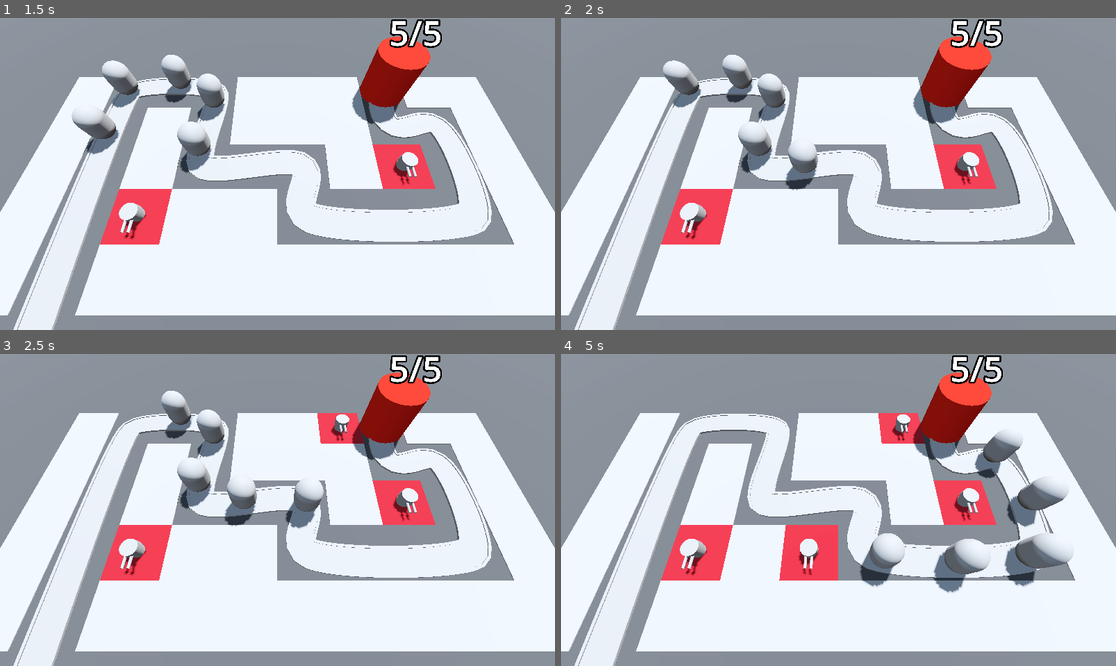
Above: before the commit, frames 1-4 (two rows, left to right).
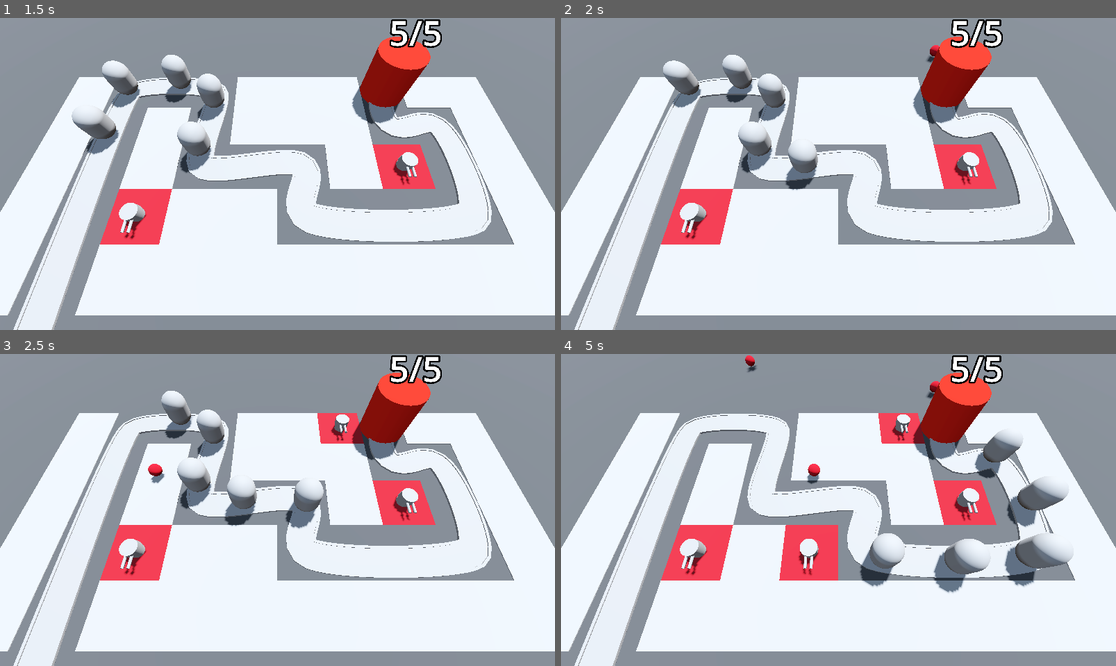
Above: after the commit, the same moments.

Repository: JonathanCarey13/BarbarrianBlaste
Game: Godot game, scene res://BaseLevel.tscn
Same seed, same stepped clock (60 frames per second), same inputs: the game is played once before the commit and once after it.
Inputs (mouse positions are in pixels of both pictures, inside the frame that each line leads up to):
- Up to frame 1 (1.5 s): move the mouse to (399, 158) at 0.52 s; press the mouse at (399, 158) at 0.53 s; move the mouse to (166, 189) at 1.27 s; release the mouse at (166, 189) at 1.28 s; click (166, 189) at 1.35 s
- Up to frame 2 (2 s): no input
- Up to frame 3 (2.5 s): move the mouse to (333, 441) at 2.02 s; press the mouse at (333, 441) at 2.03 s
- Up to frame 4 (5 s): move the mouse to (810, 572) at 2.77 s; release the mouse at (810, 572) at 2.78 s; click (810, 572) at 2.85 s; move the mouse to (1005, 556) at 3.52 s; press the mouse at (1005, 556) at 3.53 s; move the mouse to (672, 463) at 4.27 s; release the mouse at (672, 463) at 4.28 s; click (672, 463) at 4.35 s

Frame 1 is identical in both runs. In frame 2, less than 0.1% of the frame differs, in the area x 65-69%, y 8-15%; in frame 3, 0.1%; in frame 4, 0.3%, in the area x 33-69%, y 0-42%.

Commit message:
added timers

Diff:
--- /dev/null
+++ b/Turret/projectile.gd
@@ -0,0 +1,13 @@
+extends Area3D
+
+var direction := Vector3.FORWARD
+var bullet := CollisionShape3D
+
+@export var speed := 30.0
+
+func _physics_process(delta: float) -> void:
+	position += direction * speed * delta
+
+
+func _on_timer_timeout() -> void:
+	queue_free()
--- /dev/null
+++ b/Turret/projectile.tscn
@@ -0,0 +1,28 @@
+[gd_scene load_steps=5 format=3 uid="uid://dqso1eefuhm66"]
+
+[ext_resource type="Script" path="res://Turret/projectile.gd" id="1_oit2p"]
+
+[sub_resource type="StandardMaterial3D" id="StandardMaterial3D_boqoe"]
+albedo_color = Color(0.653443, 0.0156496, 0.0985351, 1)
+
+[sub_resource type="SphereMesh" id="SphereMesh_jq3fb"]
+material = SubResource("StandardMaterial3D_boqoe")
+
+[sub_resource type="SphereShape3D" id="SphereShape3D_ucraa"]
+
+[node name="Projectile" type="Area3D"]
+top_level = true
+script = ExtResource("1_oit2p")
+
+[node name="MeshInstance3D" type="MeshInstance3D" parent="."]
+mesh = SubResource("SphereMesh_jq3fb")
+
+[node name="CollisionShape3D" type="CollisionShape3D" parent="."]
+shape = SubResource("SphereShape3D_ucraa")
+
+[node name="Timer" type="Timer" parent="."]
+wait_time = 2.0
+one_shot = true
+autostart = true
+
+[connection signal="timeout" from="Timer" to="." method="_on_timer_timeout"]
--- /dev/null
+++ b/Turret/turret.gd
@@ -0,0 +1,9 @@
+extends Node3D
+
+@export var projectile: PackedScene
+@onready var turret_top: MeshInstance3D = $TurretBase/TurretTop
+
+func _on_timer_timeout() -> void:
+	var shot = projectile.instantiate()
+	add_child(shot)
+	shot.global_position = turret_top.global_position
--- a/Turret/turret.tscn
+++ b/Turret/turret.tscn
@@ -1,4 +1,7 @@
-[gd_scene load_steps=4 format=3 uid="uid://dglu0q8havkaj"]
+[gd_scene load_steps=6 format=3 uid="uid://dglu0q8havkaj"]
+
+[ext_resource type="PackedScene" uid="uid://dqso1eefuhm66" path="res://Turret/projectile.tscn" id="1_82dr3"]
+[ext_resource type="Script" path="res://Turret/turret.gd" id="1_prpej"]
 
 [sub_resource type="CylinderMesh" id="CylinderMesh_fyaqo"]
 height = 1.0
@@ -14,6 +17,8 @@
 height = 1.0
 
 [node name="Turret" type="Node3D"]
+script = ExtResource("1_prpej")
+projectile = ExtResource("1_82dr3")
 
 [node name="TurretBase" type="MeshInstance3D" parent="."]
 transform = Transform3D(1, 0, 0, 0, 1, 0, 0, 0, 1, 0, 0.5, 0)
@@ -30,3 +35,8 @@
 [node name="Barrel2" type="MeshInstance3D" parent="TurretBase"]
 transform = Transform3D(1, 0, 0, 0, -4.37114e-08, -1, 0, 1, -4.37114e-08, 0.2, 0.3, 0.85)
 mesh = SubResource("CylinderMesh_r16y6")
+
+[node name="Timer" type="Timer" parent="."]
+autostart = true
+
+[connection signal="timeout" from="Timer" to="." method="_on_timer_timeout"]
